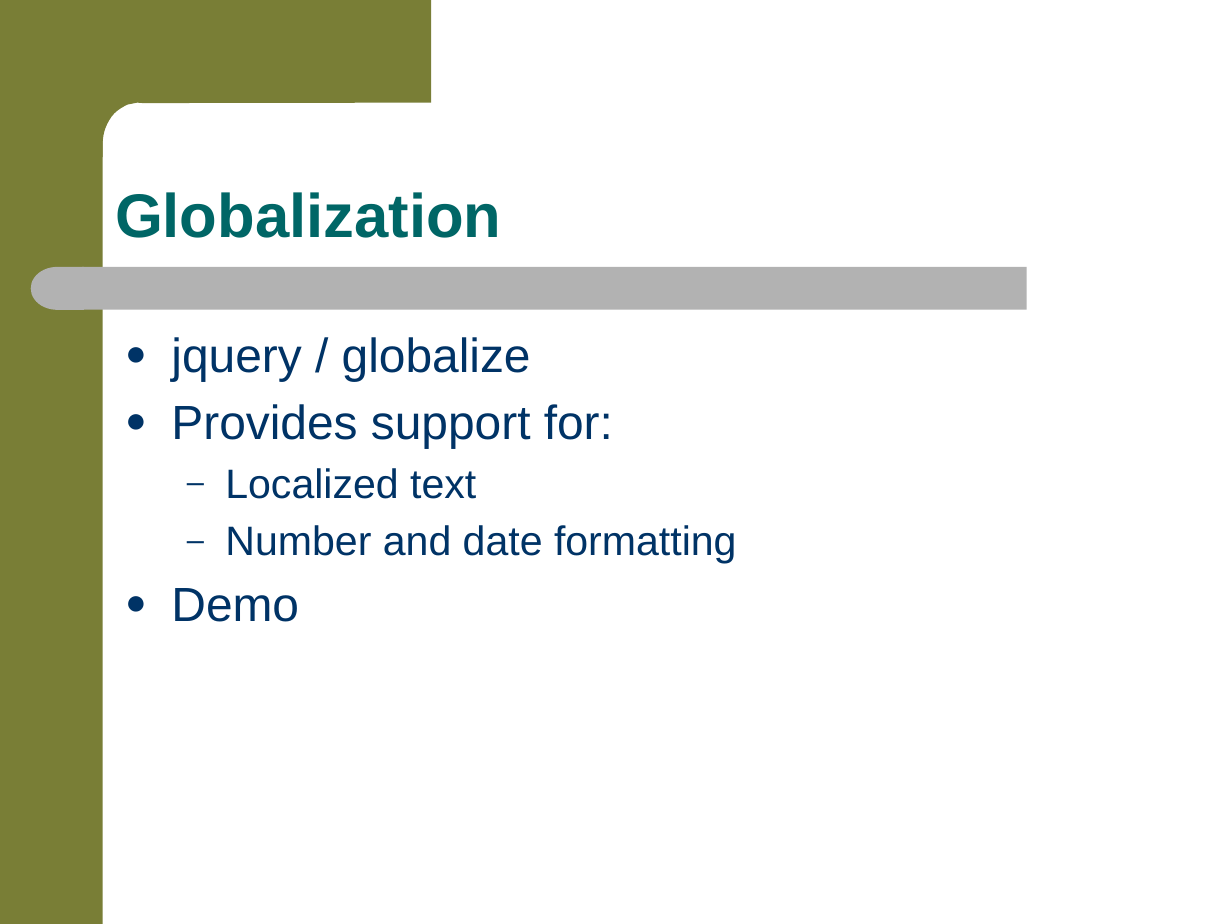
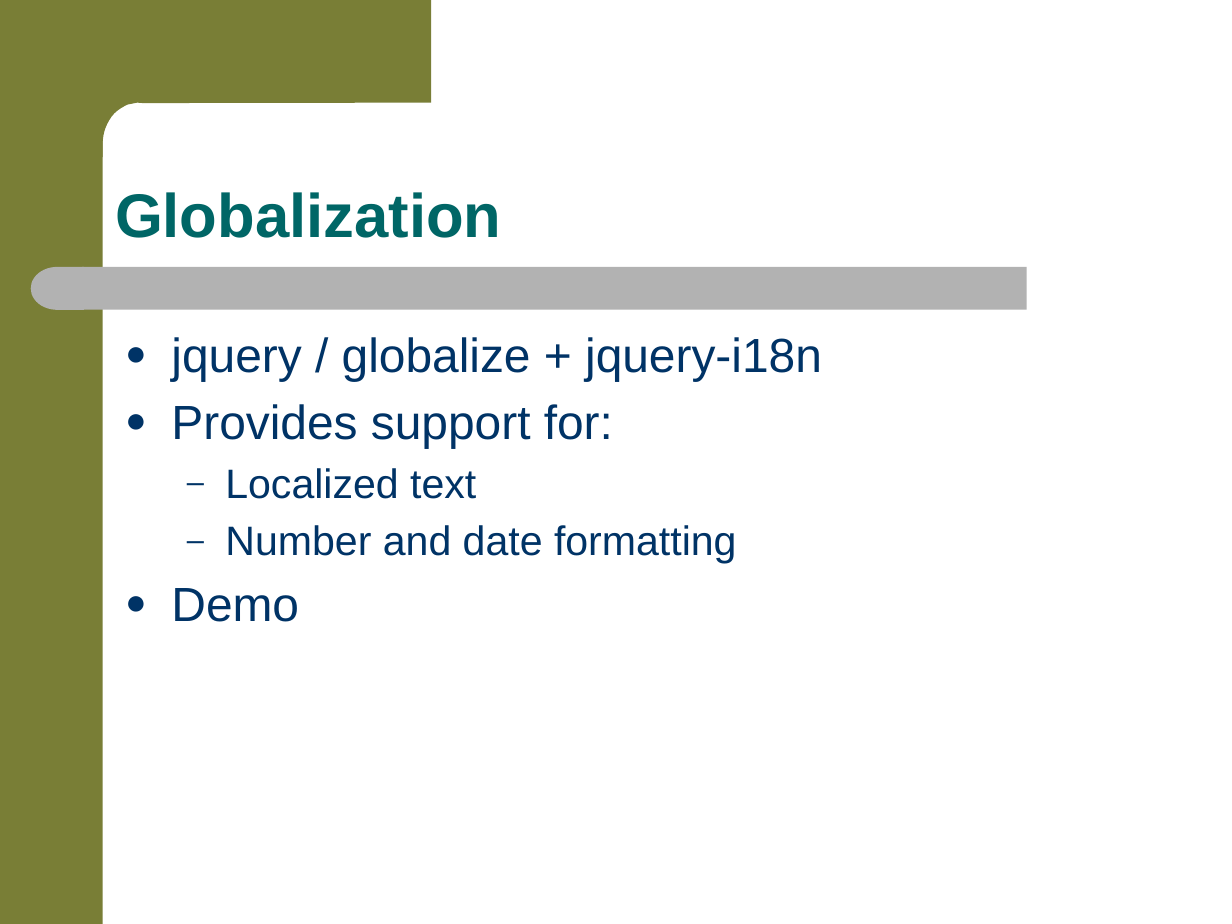
Before and after one commit to jkwuc89/RealPhonegapApp, a slide deck: slide 14 of RealWorldMobileAppDevelopment.pptx (slide 13 before the commit). Drawn at 1232x924 pixels with LibreOffice and Linux fonts; fonts in the diff are those of the drawing; background and template pictures are left out. Boxes give left, top, right and bottom in pixels: in the first picture for what was removed or moved away, otherwise in the second. Text is boxed around its words. In the diff, an @@ line names an element or a change of style, - is before the commit and + after.

```diff
--- a/RealWorldMobileAppDevelopment.pptx
+++ b/RealWorldMobileAppDevelopment.pptx
@@ text at (x1=171, y1=337, x2=822, y2=381): text changed @@
-● jquery / globalize
+● jquery / globalize + jquery-i18n
```
Also in this commit, not shown: 11 other slides changed, 4 slides added.
